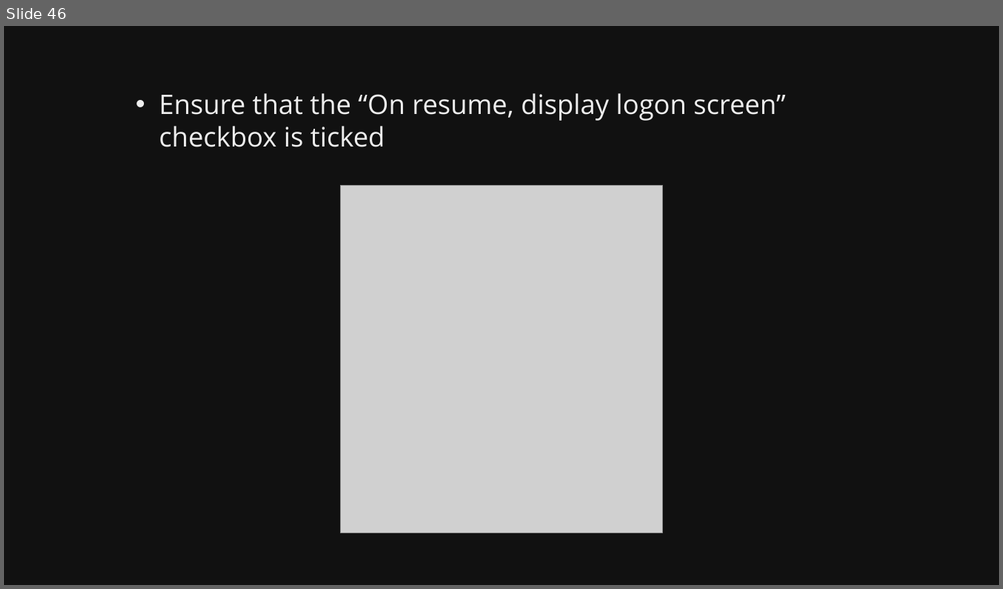
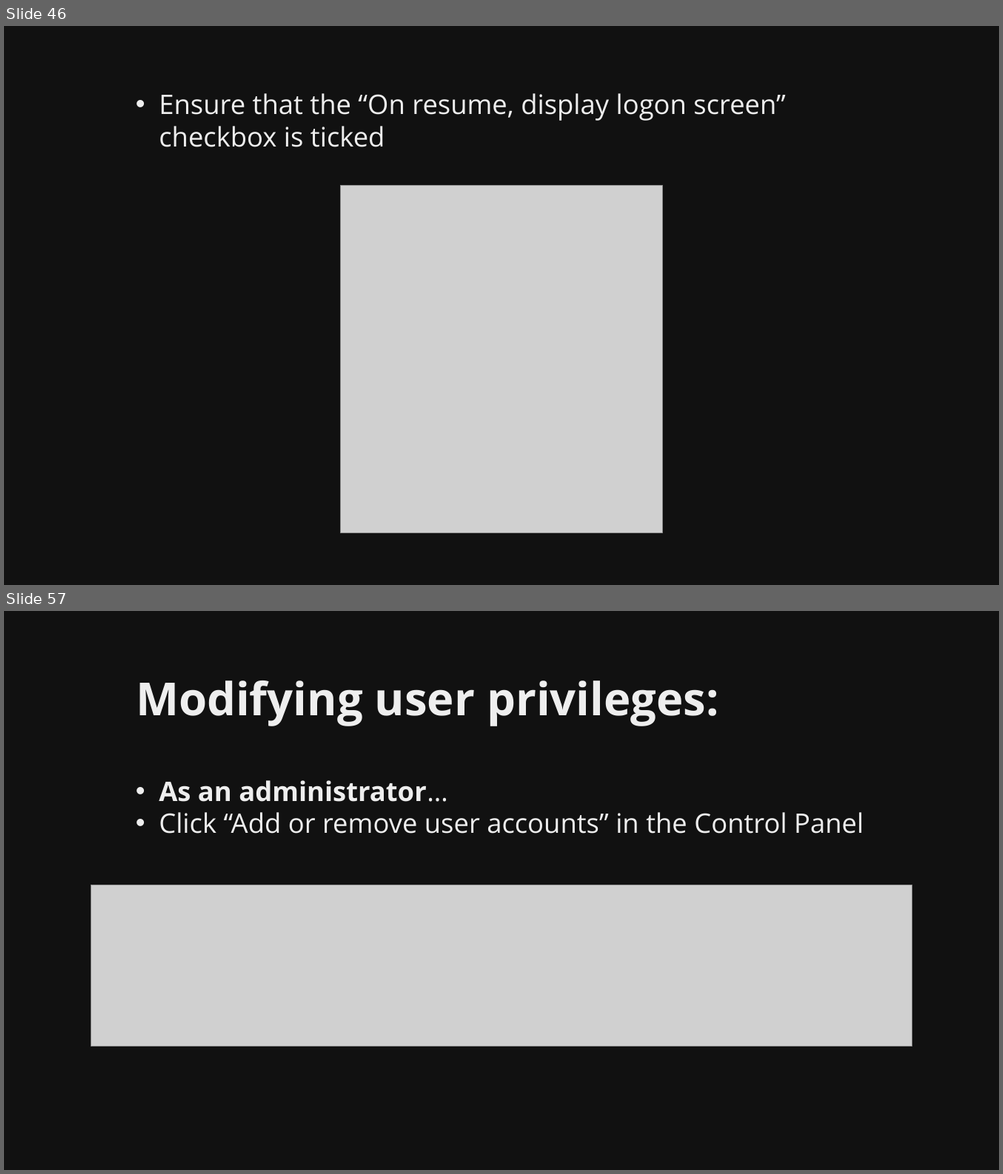
Before and after one commit to martymcflywa/ecu, a slide deck: year_1/sem_2/CSI1101_computer_security/0b_assignment_2_[22MAY15_0900]/dev/CSI1101_PONCE_A2_v01.pptx. Shown one above the other, each under a label of ours: slide 46 before the commit, slides 46 and 57 after it; the slides between them are not shown. The pictures are 1003x589 and 1003x1174 pixels, drawn with LibreOffice and Linux fonts; fonts in the diff are those of the drawing; grey boxes stand for pictures. Boxes give left, top, right and bottom in pixels: in the first picture for what was removed or moved away, otherwise in the second. Text is boxed around its words. In the diff, an @@ line names an element or a change of style, - is before the commit and + after.

Commit message:
CSI1101 A2: finished passwords, user privileges

```diff
--- a/year_1/sem_2/CSI1101_computer_security/0b_assignment_2_[22MAY15_0900]/dev/CSI1101_PONCE_A2_v01.pptx
+++ b/year_1/sem_2/CSI1101_computer_security/0b_assignment_2_[22MAY15_0900]/dev/CSI1101_PONCE_A2_v01.pptx
@@ slide 57 added at (x1=4, y1=611, x2=999, y2=1170), background #111111 @@
@@ title added at (x1=136, y1=681, x2=719, y2=726), 44 pt, text #EEEEEE, bold @@
+Modifying user privileges:
@@ text added at (x1=159, y1=780, x2=863, y2=834), 26 pt, text #EEEEEE @@
+• As an administrator…
+• Click “Add or remove user accounts” in the Control Panel
@@ picture added at (x1=91, y1=886, x2=912, y2=1047) @@
```
Also in this commit, not shown: 3 slides changed, 11 other slides added, 6 other files.
